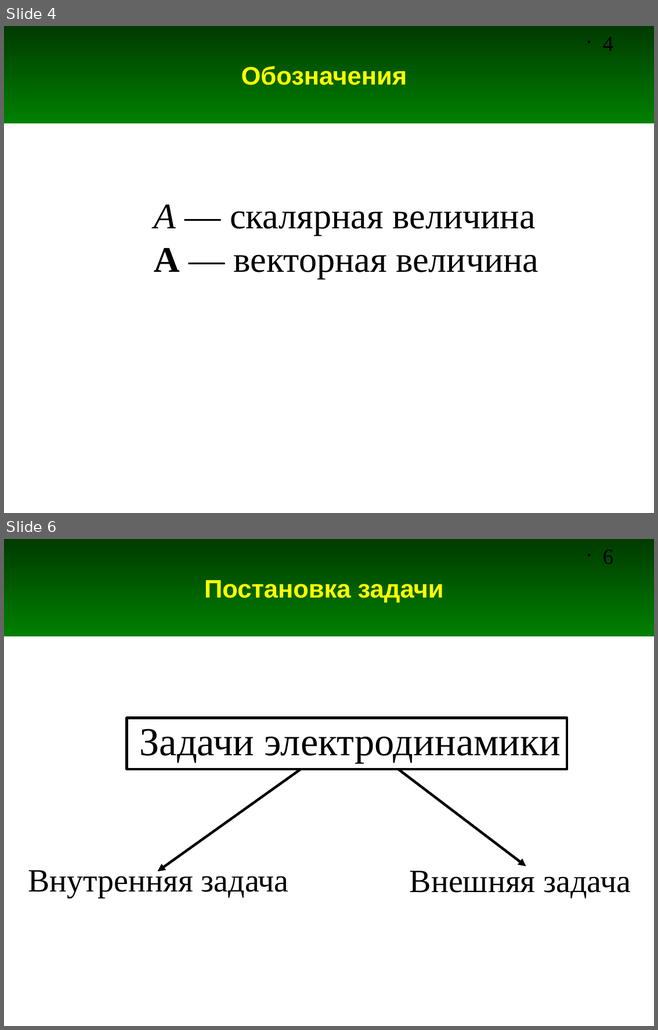
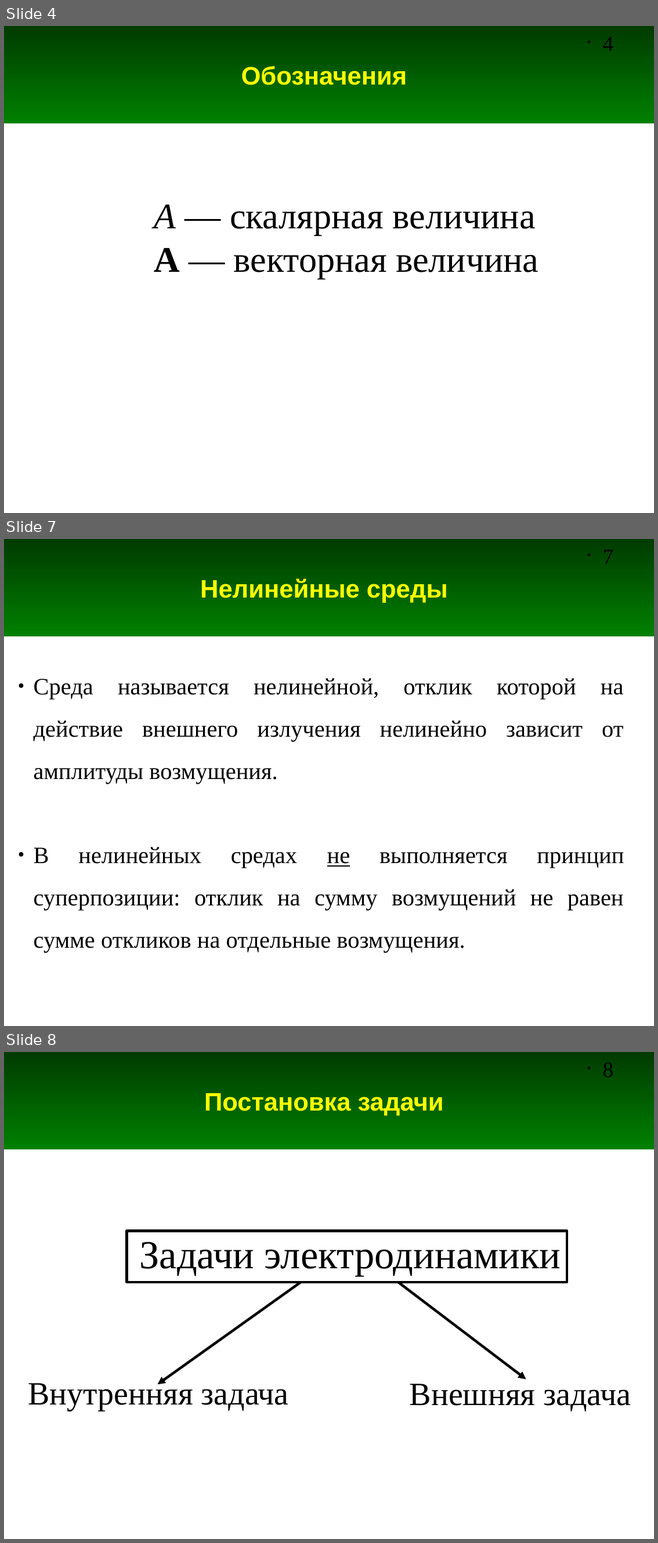
Before and after one commit to andris0147sv/modelling, a slide deck: presentations/1. Problem Statement.odp. Shown one above the other, each under a label of ours: slides 4 and 6 before the commit, slides 4, 7 and 8 after it; the slides between them are not shown. The pictures are 658x1030 and 658x1543 pixels, drawn with LibreOffice and Linux fonts; fonts in the diff are those of the drawing. Boxes give left, top, right and bottom in pixels: in the first picture for what was removed or moved away, otherwise in the second. Text is boxed around its words. In the diff, an @@ line names an element or a change of style, - is before the commit and + after.

```diff
--- a/presentations/1. Problem Statement.odp
+++ b/presentations/1. Problem Statement.odp
@@ slide 7 added at [4, 539, 654, 1026], background #FFFFFF; not listed: 2 template elements that a slide beside it also shows @@
@@ title added at [200, 578, 448, 603], 28 pt, text #FFFF00, bold @@
+Нелинейные среды
@@ text added at [34, 678, 623, 953], 26 pt, text #000000 @@
+● Среда называется нелинейной, отклик которой на действие внешнего излучения нелинейно зависит от амплитуды возмущения.
+● В нелинейных средах не выполняется принцип суперпозиции: отклик на сумму возмущений не равен сумме откликов на отдельные возмущения.
@@ what was slide 6 is now slide 8 @@
@@ page number at [603, 1062, 614, 1077]: text changed @@
-• 6
+• 8
```
Also in this commit, not shown: 1 slide changed, 1 other slide added.
